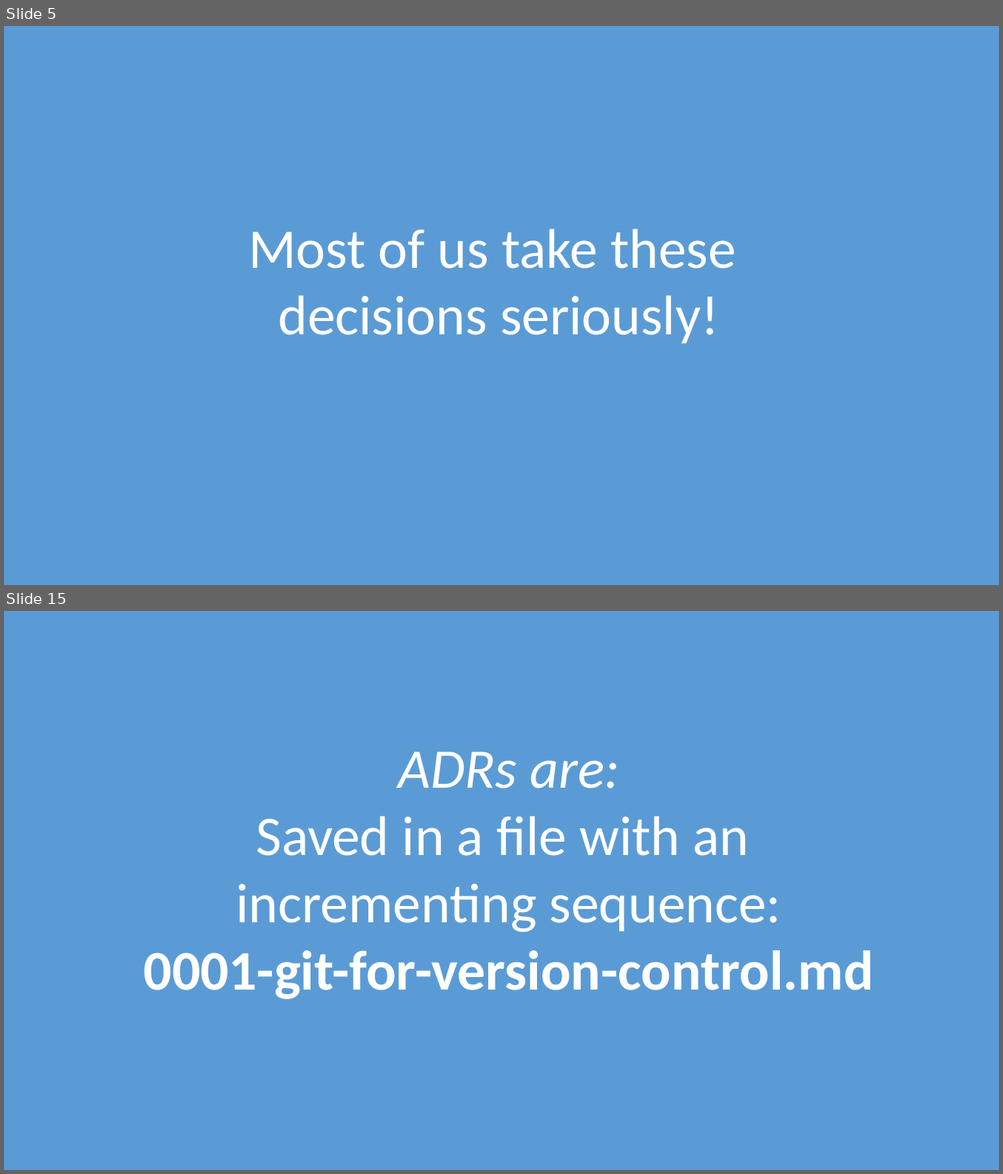
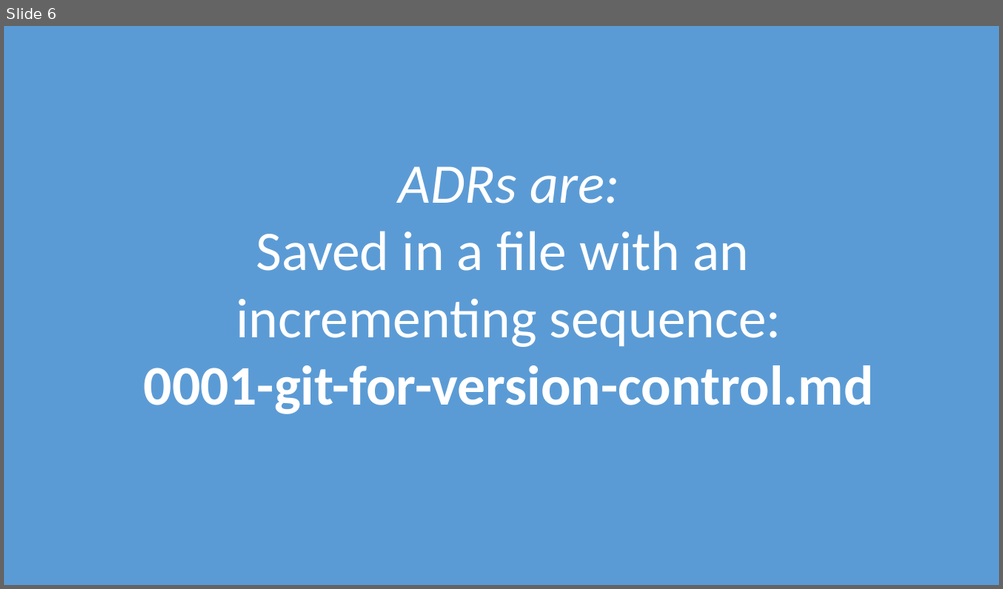
Before and after one commit to davidaayers/adr-talk-ignite, a slide deck: recording-architectural-decisions-ignite.pptx. Shown one above the other, each under a label of ours: slides 5 and 15 before the commit, slide 6 after it; the slides between them are not shown. The pictures are 1003x1174 and 1003x589 pixels, drawn with LibreOffice and Linux fonts; fonts in the diff are those of the drawing. Boxes give left, top, right and bottom in pixels: in the first picture for what was removed or moved away, otherwise in the second. Text is boxed around its words. In the diff, an @@ line names an element or a change of style, - is before the commit and + after.

```diff
--- a/recording-architectural-decisions-ignite.pptx
+++ b/recording-architectural-decisions-ignite.pptx
@@ slide 5 removed at <box>4,26,999,585</box>, background #5B9BD5 @@
@@ text removed at <box>248,229,736,343</box> @@
-Most of us take these
-decisions seriously!
@@ what was slide 15 is now slide 6 @@
```
Also in this commit, not shown: 9 slides changed, 16 other slides removed, 2 other files.
